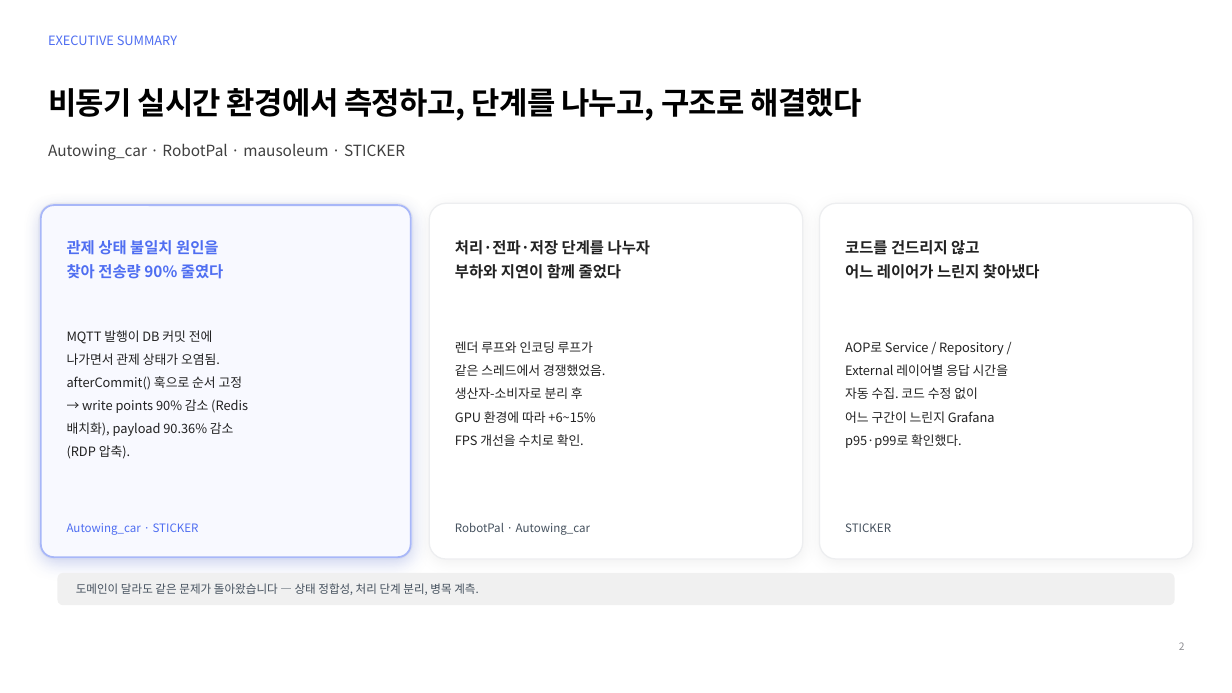
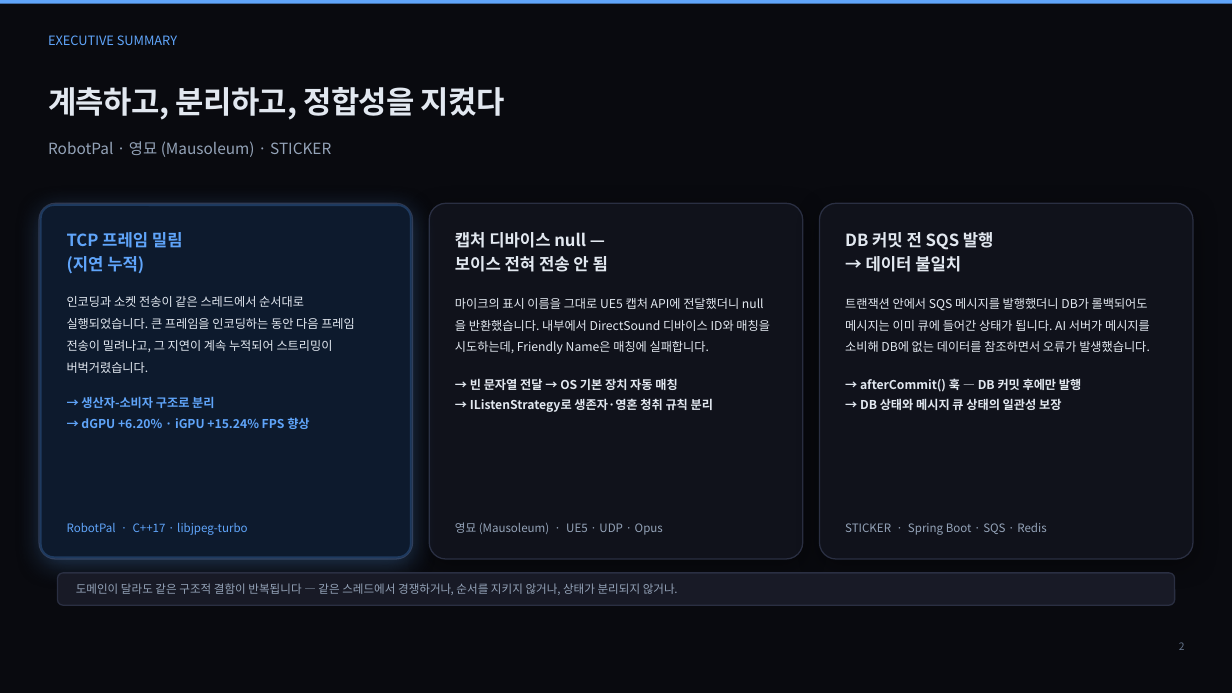
Before and after one commit to cgantro/Portfolio, a slide deck: slide 2 of portfolio-ppt/yoonpyo-portfolio.pptx. Drawn at 1232x693 pixels with LibreOffice and Linux fonts; fonts in the diff are those of the drawing. Boxes give left, top, right and bottom in pixels: in the first picture for what was removed or moved away, otherwise in the second. Text is boxed around its words. In the diff, an @@ line names an element or a change of style, - is before the commit and + after.

```diff
--- a/portfolio-ppt/yoonpyo-portfolio.pptx
+++ b/portfolio-ppt/yoonpyo-portfolio.pptx
@@ background #FFFFFF to #090A0F @@
@@ rectangle added at <box>0,0,1232,4</box>, fill #60A5FA @@
@@ text "EXECUTIVE SUMMARY" at <box>48,35,177,45</box>: text colour #4F6EF1 to #60A5FA @@
@@ text at <box>48,87,505,120</box>: text changed; text colour #000000 to #E2E8F0 @@
-비동기 실시간 환경에서 측정하고, 단계를 나누고, 구조로 해결했다
+계측하고, 분리하고, 정합성을 지켰다
@@ text at <box>48,141,331,157</box>: text changed; text colour #404040 to #94A3B8 @@
-Autowing_car · RobotPal · mausoleum · STICKER
+RobotPal · 영묘 (Mausoleum) · STICKER
@@ rounded rectangle at <box>41,205,410,557</box>: fill #F8F9FF to #0D1A2D; outline #A8B7F8 1.4 pt to #1E3A5F 1.4 pt; shadow changed @@
@@ fill #FFFFFF to #10121B; outline #EDEEF0 1 pt to #2A2F42 1 pt; shadow changed in 3 elements at <box>39,203,412,559</box>, <box>429,203,802,559</box>, <box>820,203,1193,559</box> @@
@@ text added at <box>67,232,183,273</box>, 13 pt, text #60A5FA, bold @@
+TCP 프레임 밀림
+(지연 누적)
@@ text added at <box>455,232,608,272</box>, 13 pt, text #E2E8F0, bold @@
+캡처 디바이스 null —
+보이스 전혀 전송 안 됨
@@ text added at <box>845,232,994,272</box>, 13 pt, text #E2E8F0, bold @@
+DB 커밋 전 SQS 발행
+→ 데이터 불일치
@@ text removed at <box>67,240,223,279</box> @@
-관제 상태 불일치 원인을
-찾아 전송량 90% 줄였다
@@ text removed at <box>455,240,650,279</box> @@
-처리·전파·저장 단계를 나누자
-부하와 지연이 함께 줄었다
@@ text removed at <box>845,240,1040,279</box> @@
-코드를 건드리지 않고
-어느 레이어가 느린지 찾아냈다
@@ text added at <box>67,296,355,373</box>, 9.5 pt, text #E2E8F0 @@
+인코딩과 소켓 전송이 같은 스레드에서 순서대로 실행되었습니다. 큰 프레임을 인코딩하는 동안 다음 프레임 전송이 밀려나고, 그 지연이 계속 누적되어 스트리밍이 버벅거렸습니다.
@@ text added at <box>455,298,770,354</box>, 9.5 pt, text #E2E8F0 @@
+마이크의 표시 이름을 그대로 UE5 캡처 API에 전달했더니 null을 반환했습니다. 내부에서 DirectSound 디바이스 ID와 매칭을 시도하는데, Friendly Name은 매칭에 실패합니다.
@@ text added at <box>845,298,1150,352</box>, 9.5 pt, text #E2E8F0 @@
+트랜잭션 안에서 SQS 메시지를 발행했더니 DB가 롤백되어도 메시지는 이미 큐에 들어간 상태가 됩니다. AI 서버가 메시지를 소비해 DB에 없는 데이터를 참조하면서 오류가 발생했습니다.
@@ text removed at <box>67,330,248,459</box> @@
-MQTT 발행이 DB 커밋 전에
-나가면서 관제 상태가 오염됨.
-afterCommit() 훅으로 순서 고정
-→ write points 90% 감소 (Redis
-배치화), payload 90.36% 감소
-(RDP 압축).
@@ text removed at <box>455,341,605,446</box> @@
-렌더 루프와 인코딩 루프가
-같은 스레드에서 경쟁했었음.
-생산자-소비자로 분리 후
-GPU 환경에 따라 +6~15%
-FPS 개선을 수치로 확인.
@@ text removed at <box>845,342,1008,448</box> @@
-AOP로 Service / Repository /
-External 레이어별 응답 시간을
-자동 수집. 코드 수정 없이
-어느 구간이 느린지 Grafana
-p95·p99로 확인했다.
@@ text added at <box>470,378,713,412</box>, 9.5 pt, text #E2E8F0, bold @@
+→ 빈 문자열 전달 → OS 기본 장치 자동 매칭
+→ IListenStrategy로 생존자·영혼 청취 규칙 분리
@@ text added at <box>860,378,1081,410</box>, 9.5 pt, text #E2E8F0, bold @@
+→ afterCommit() 훅 — DB 커밋 후에만 발행
+→ DB 상태와 메시지 큐 상태의 일관성 보장
@@ text added at <box>81,396,309,429</box>, 9.5 pt, text #60A5FA, bold @@
+→ 생산자-소비자 구조로 분리
+→ dGPU +6.20% · iGPU +15.24% FPS 향상
@@ text at <box>67,523,247,535</box>: text changed; text colour #4F6EF1 to #60A5FA @@
-Autowing_car · STICKER
+RobotPal · C++17 · libjpeg-turbo
@@ text at <box>455,522,663,535</box>: text changed; text colour #45515E to #94A3B8 @@
-RobotPal · Autowing_car
+영묘 (Mausoleum) · UE5 · UDP · Opus
@@ text at <box>845,523,1046,535</box>: text changed; text colour #45515E to #94A3B8 @@
-STICKER
+STICKER · Spring Boot · SQS · Redis
@@ rounded rectangle at <box>57,573,1175,605</box>: fill #F0F0F0 to #181A26; outline none to #2A2F42 1 pt @@
@@ text at <box>76,583,678,595</box>: text changed; text colour #45515E to #94A3B8 @@
-도메인이 달라도 같은 문제가 돌아왔습니다 — 상태 정합성, 처리 단계 분리, 병목 계측.
+도메인이 달라도 같은 구조적 결함이 반복됩니다 — 같은 스레드에서 경쟁하거나, 순서를 지키지 않거나, 상태가 분리되지 않거나.
@@ text "2" at <box>1179,642,1185,650</box>: text colour #8E8E93 to #64748B @@
```
Also in this commit, not shown: 3 other slides changed, 8 slides added, 6 slides removed, 17 other files.
